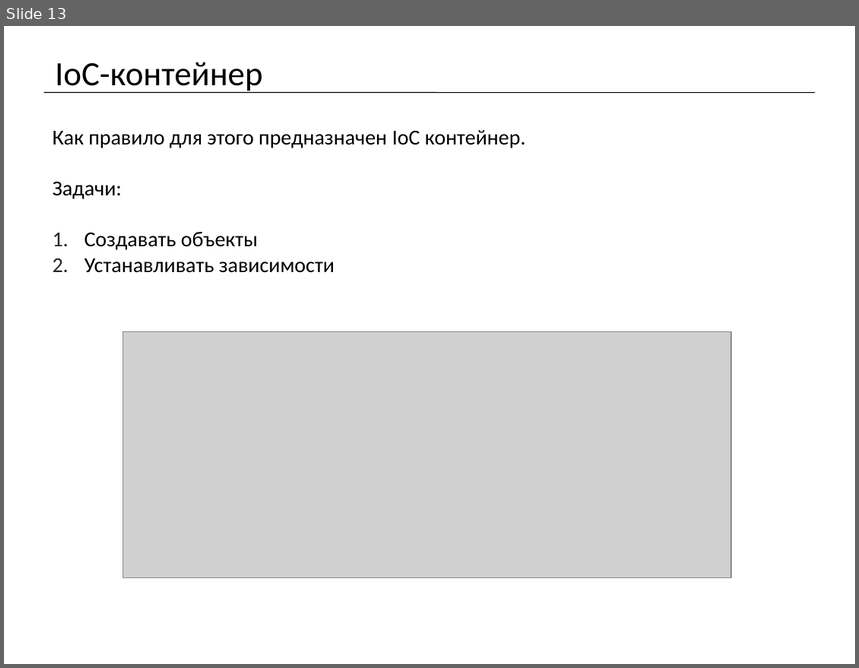
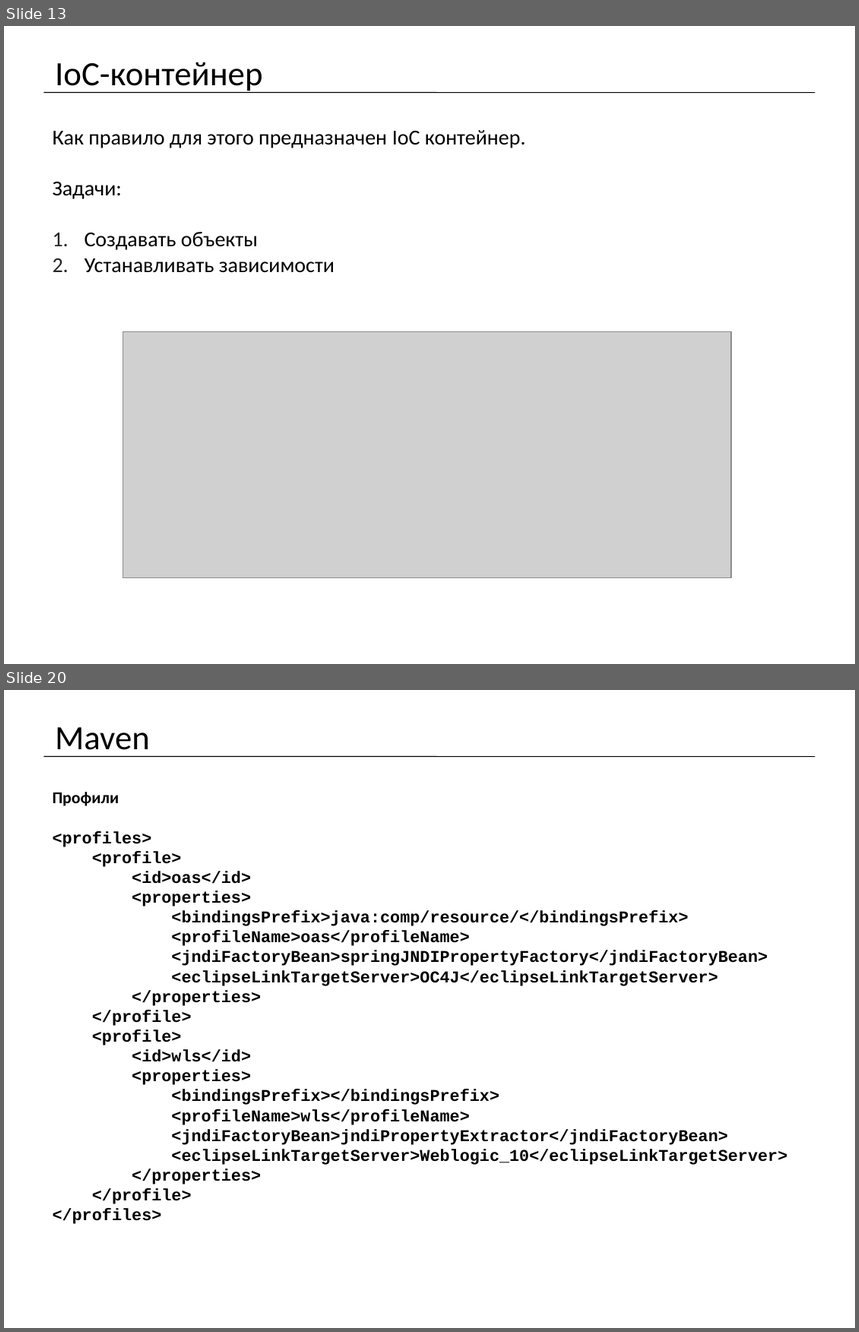
Before and after one commit to mrdekk/j2ee_course, a slide deck: lectures/j2ee. Lecture 1.pptx. Shown one above the other, each under a label of ours: slide 13 before the commit, slides 13 and 20 after it; the slides between them are not shown. The pictures are 859x668 and 859x1332 pixels, drawn with LibreOffice and Linux fonts; fonts in the diff are those of the drawing; grey boxes stand for pictures. Boxes give left, top, right and bottom in pixels: in the first picture for what was removed or moved away, otherwise in the second. Text is boxed around its words. In the diff, an @@ line names an element or a change of style, - is before the commit and + after.

Commit message:
change: лекция №1 add: проект maven + spring для лекции №1 add: скриншоты некоторых операций по созданию maven проекта с поддержкой spring и запуска его change: .gitignore файл для исключения папки target проектов spring из индекса

```diff
--- a/lectures/j2ee. Lecture 1.pptx
+++ b/lectures/j2ee. Lecture 1.pptx
@@ slide 20 added at (x1=4, y1=690, x2=855, y2=1328), background #FFFFFF @@
@@ title added at (x1=55, y1=727, x2=150, y2=757), 28.8 pt, text #000000 @@
+Maven
@@ line added from (44, 756) to (815, 756), #000000 0.75 pt @@
@@ text added at (x1=53, y1=792, x2=788, y2=1224), 14 pt, text #000000, bold @@
+Профили
+<profiles>
+<profile>
+<id>oas</id>
+<properties>
+<bindingsPrefix>java:comp/resource/</bindingsPrefix>
+<profileName>oas</profileName>
+<jndiFactoryBean>springJNDIPropertyFactory</jndiFactoryBean>
+<eclipseLinkTargetServer>OC4J</eclipseLinkTargetServer>
+</properties>
+</profile>
+<profile>
+<id>wls</id>
+<properties>
+<bindingsPrefix></bindingsPrefix>
+<profileName>wls</profileName>
+<jndiFactoryBean>jndiPropertyExtractor</jndiFactoryBean>
+<eclipseLinkTargetServer>Weblogic_10</eclipseLinkTargetServer>
+</properties>
+</profile>
+</profiles>
```
Also in this commit, not shown: 1 slide changed, 9 other slides added, 21 other files.
